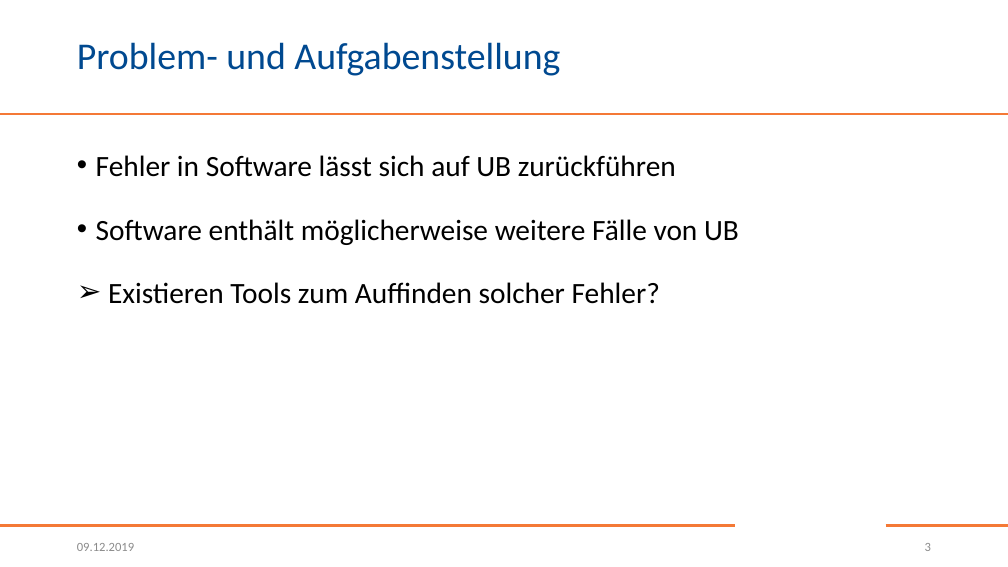
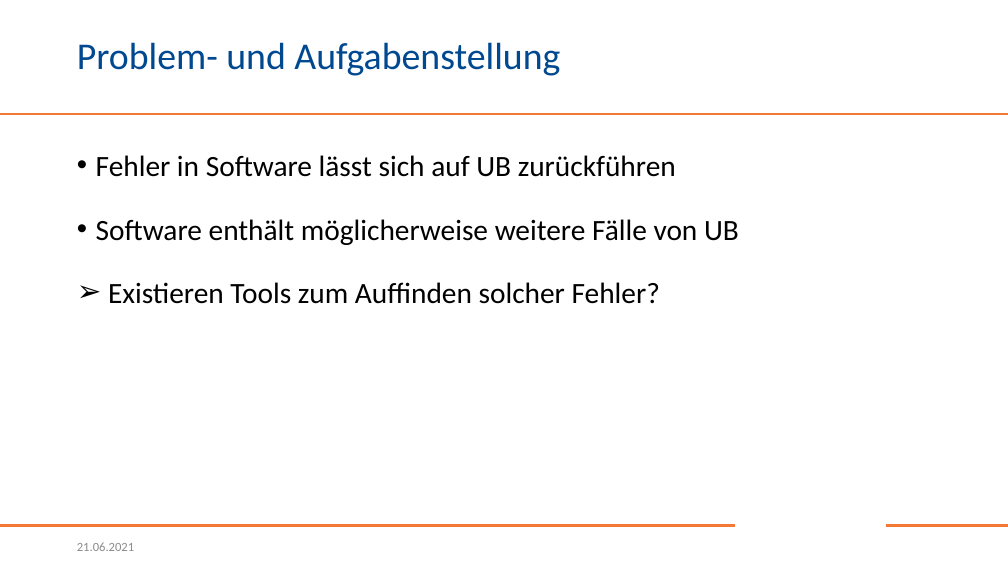
Before and after one commit to Christoph-Mitutoyo/T3000, a slide deck: slide 3 of Stuff/T3000.pptx. Drawn at 1008x567 pixels with LibreOffice and Linux fonts; fonts in the diff are those of the drawing; background and template pictures are left out. Boxes give left, top, right and bottom in pixels: in the first picture for what was removed or moved away, otherwise in the second. Text is boxed around its words. In the diff, an @@ line names an element or a change of style, - is before the commit and + after.

```diff
--- a/Stuff/T3000.pptx
+++ b/Stuff/T3000.pptx
@@ text at [77,542,134,551]: text changed @@
-09.12.2019
+21.06.2021
@@ page number removed at [925,543,931,551] @@
-3
```
Also in this commit, not shown: 10 other slides changed, 1 slide added, 1 slide removed.
